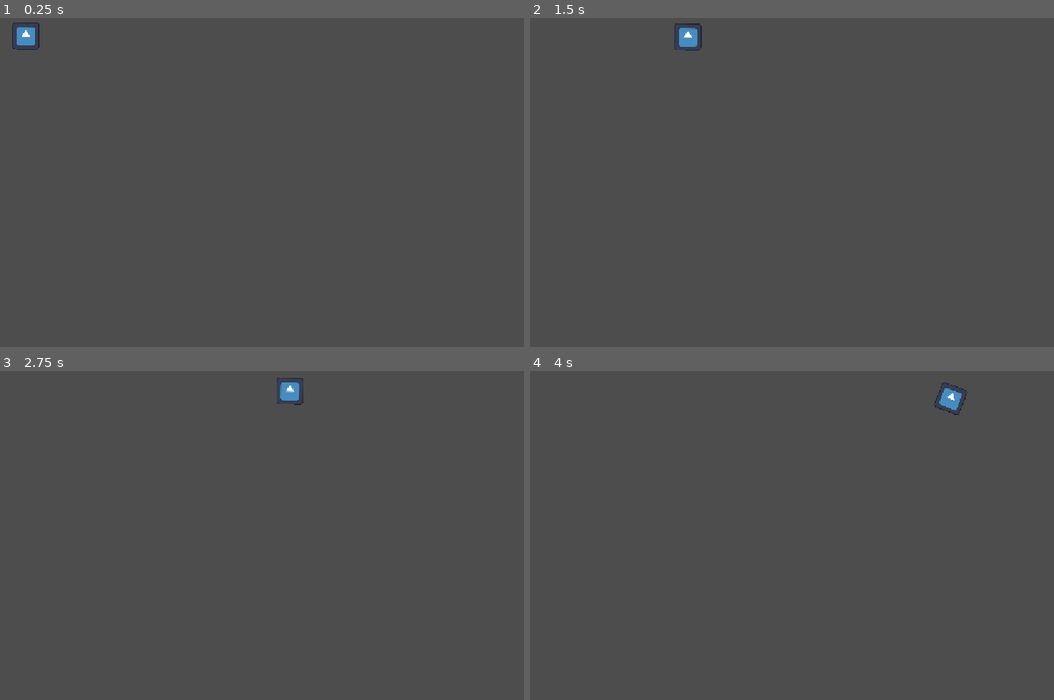
Above: before the commit, frames 1-4 (two rows, left to right).
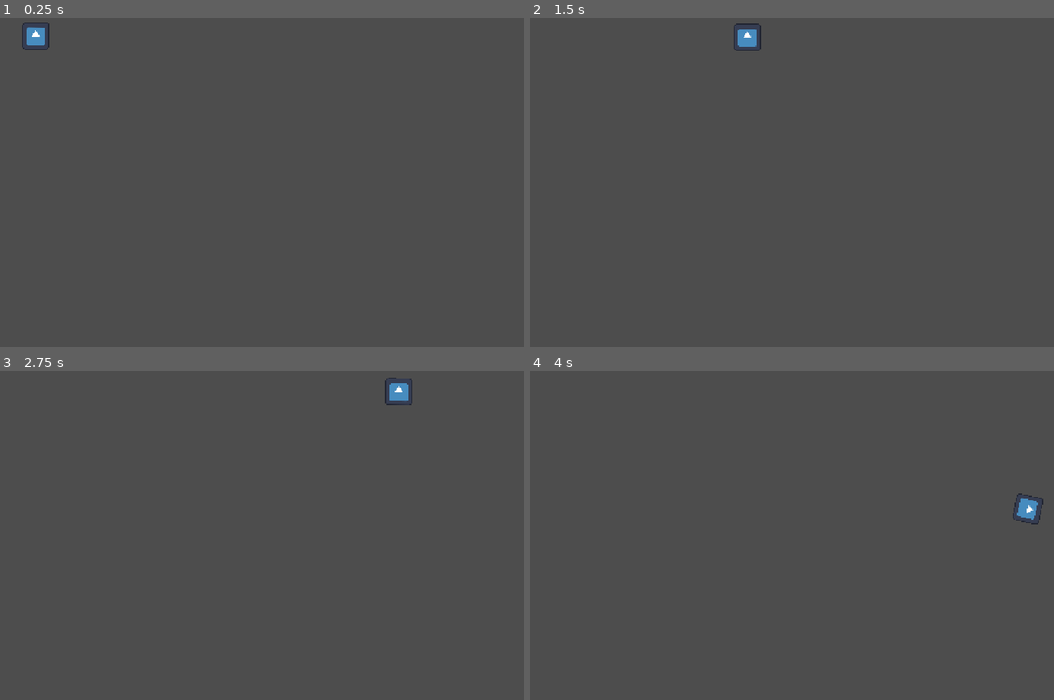
Above: after the commit, the same moments.

Repository: Enrobso963/fusion-td
Game: Godot game, scene res://Scenes/level.tscn
Same seed, same stepped clock (60 frames per second), same inputs: the game is played once before the commit and once after it. This scene is started directly instead of the project's main scene. The engine's default icon, where the game draws it, is replaced by a stand-in: a white triangle on a blue panel in a dark square.
Inputs:
- Up to frame 1 (0.25 s): no input
- Up to frame 2 (1.5 s): no input
- Up to frame 3 (2.75 s): no input
- Up to frame 4 (4 s): no input

The runs differ from the first frame. In frame 1, 0.3% of the frame differs, in the area x 2-10%, y 1-10%; in frame 2, 0.5%, in the area x 27-45%, y 1-10%; in frame 3, 0.5%; in frame 4, 0.5%.

Commit message:
Extract reusable enemy scene with exported speed

Diff:
--- a/Scenes/enemy.tscn
+++ b/Scenes/enemy.tscn
@@ -1,10 +1,12 @@
 [gd_scene format=3 uid="uid://cwm0u2k66g8t7"]
 
-[ext_resource type="Script" uid="uid://dvin24idwl7wg" path="res://Scripts/enemy.gd" id="1_1f0kj"]
+[ext_resource type="Script" uid="uid://dhr8xjijkpg5u" path="res://Scripts/path_follow_2d.gd" id="1_1f0kj"]
 [ext_resource type="Texture2D" uid="uid://d0qycvjiwvl1h" path="res://icon.svg" id="2_afpow"]
 
-[node name="Enemy" type="Node2D" unique_id=70960116]
+[node name="PathFollow2D" type="PathFollow2D" unique_id=975260691]
+rotation = 0.007853241
 script = ExtResource("1_1f0kj")
 
-[node name="Sprite2D" type="Sprite2D" parent="." unique_id=629744798]
+[node name="Sprite2D" type="Sprite2D" parent="." unique_id=1340253086]
+scale = Vector2(0.4, 0.4)
 texture = ExtResource("2_afpow")
--- a/Scenes/level.tscn
+++ b/Scenes/level.tscn
@@ -1,7 +1,6 @@
 [gd_scene format=3 uid="uid://ci70r5rclv8u1"]
 
-[ext_resource type="Script" uid="uid://dhr8xjijkpg5u" path="res://Scripts/path_follow_2d.gd" id="1_k5f4k"]
-[ext_resource type="Texture2D" uid="uid://d0qycvjiwvl1h" path="res://icon.svg" id="2_6phgx"]
+[ext_resource type="PackedScene" uid="uid://cwm0u2k66g8t7" path="res://Scenes/enemy.tscn" id="1_tumq0"]
 
 [sub_resource type="Curve2D" id="Curve2D_81xng"]
 _data = {
@@ -14,11 +13,6 @@
 [node name="Path2D" type="Path2D" parent="." unique_id=1022474262]
 curve = SubResource("Curve2D_81xng")
 
-[node name="PathFollow2D" type="PathFollow2D" parent="Path2D" unique_id=54232104]
+[node name="PathFollow2D" parent="Path2D" unique_id=975260691 instance=ExtResource("1_tumq0")]
 position = Vector2(-1, 58)
-rotation = 0.007853241
-script = ExtResource("1_k5f4k")
-
-[node name="Sprite2D" type="Sprite2D" parent="Path2D/PathFollow2D" unique_id=1438009127]
-scale = Vector2(0.4, 0.4)
-texture = ExtResource("2_6phgx")
+speed = 275.0
--- a/Scripts/path_follow_2d.gd
+++ b/Scripts/path_follow_2d.gd
@@ -1,6 +1,6 @@
 extends PathFollow2D
 
-var speed: float = 200.0
+@export var speed: float = 200.0
 
 func _process(delta: float) -> void:
 	progress += speed * delta
